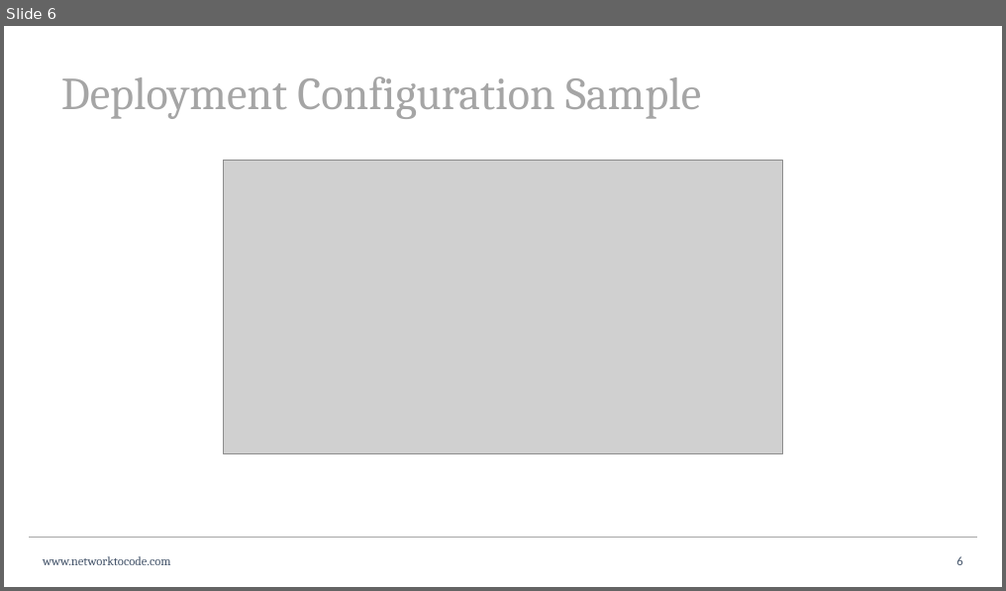
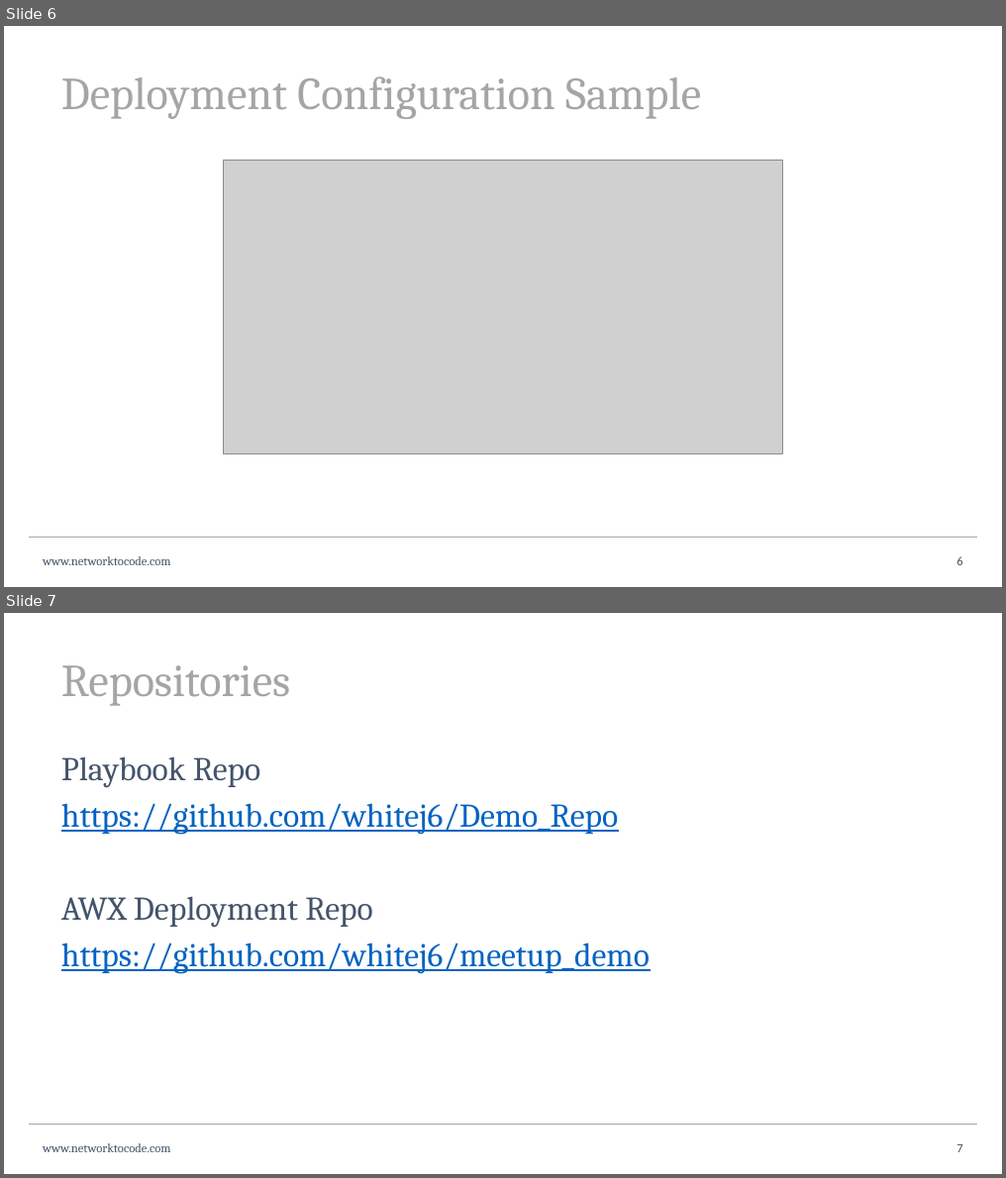
Before and after one commit to whitej6/meetup_demo, a slide deck: meetup.pptx. Shown one above the other, each under a label of ours: slide 6 before the commit, slides 6 and 7 after it. The pictures are 1006x591 and 1006x1178 pixels, drawn with LibreOffice and Linux fonts; fonts in the diff are those of the drawing; grey boxes stand for pictures; background and template pictures are left out. Boxes give left, top, right and bottom in pixels: in the first picture for what was removed or moved away, otherwise in the second. Text is boxed around its words. In the diff, an @@ line names an element or a change of style, - is before the commit and + after.

```diff
--- a/meetup.pptx
+++ b/meetup.pptx
@@ slide 7 added at [4, 613, 1002, 1174], background #FFFFFF; not listed: 2 template elements that a slide beside it also shows @@
@@ title added at [61, 665, 290, 706], 44 pt, text #A5A5A5 @@
+Repositories
@@ text added at [61, 757, 649, 974], 32 pt, text #0563C1, underline @@
+Playbook Repo
+https://github.com/whitej6/Demo_Repo
+AWX Deployment Repo
+https://github.com/whitej6/meetup_demo
@@ text added at [43, 1144, 171, 1153], 12 pt, text #44546A @@
+www.networktocode.com
@@ page number added at [956, 1145, 962, 1153], 12 pt, text #44546A @@
+7
```
